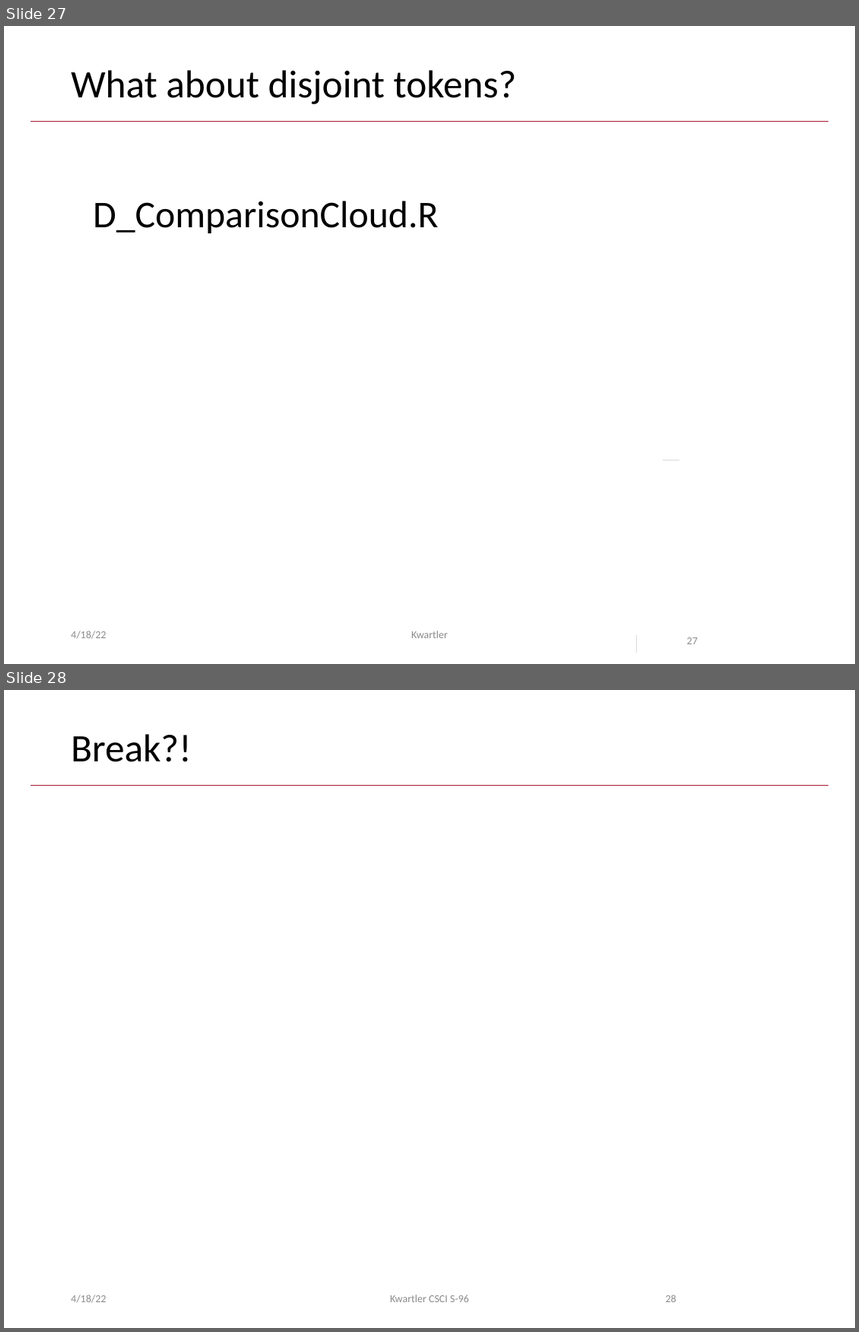
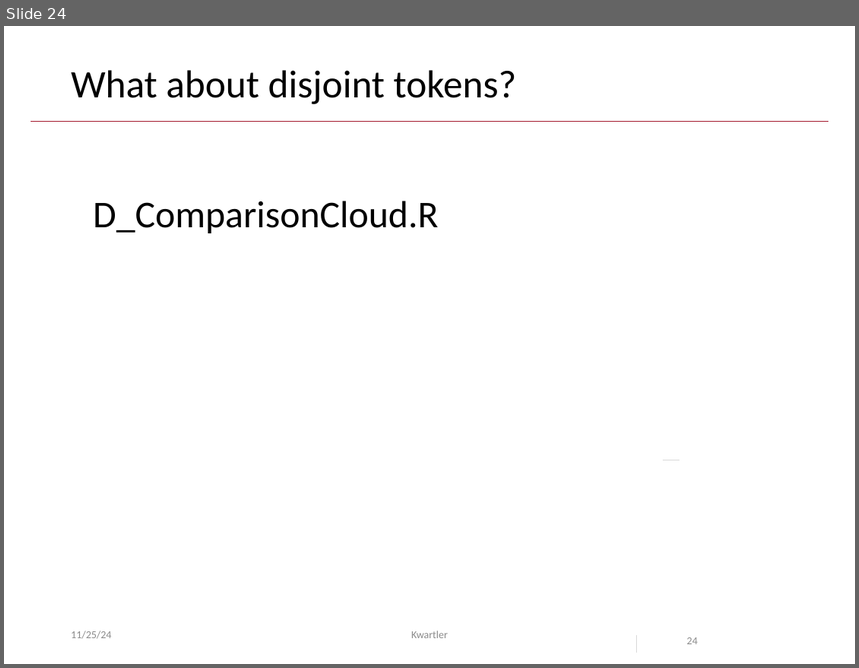
Before and after one commit to kwartler/Harvard_DataMining_Business_Student, a slide deck: Lessons/K_Text_Mining_2/B_wordClouds_revisited.pptx. Shown one above the other, each under a label of ours: slides 27 and 28 before the commit, slide 24 after it. The pictures are 859x1332 and 859x668 pixels, drawn with LibreOffice and Linux fonts; fonts in the diff are those of the drawing; background and template pictures are left out. Boxes give left, top, right and bottom in pixels: in the first picture for what was removed or moved away, otherwise in the second. Text is boxed around its words. In the diff, an @@ line names an element or a change of style, - is before the commit and + after.

```diff
--- a/Lessons/K_Text_Mining_2/B_wordClouds_revisited.pptx
+++ b/Lessons/K_Text_Mining_2/B_wordClouds_revisited.pptx
@@ slide 28 removed at (4, 690, 855, 1328), background #FFFFFF; not listed: 1 template element that a slide beside it also shows @@
@@ title removed at (71, 734, 192, 762) @@
-Break?!
@@ text removed at (71, 1295, 106, 1303) @@
-4/18/22
@@ text removed at (390, 1295, 469, 1303) @@
-Kwartler CSCI S-96
@@ page number removed at (666, 1295, 677, 1303) @@
-28
@@ what was slide 27 is now slide 24 @@
@@ slide 24 changed as well @@
@@ text at (71, 631, 111, 639): text changed @@
-4/18/22
+11/25/24
@@ page number at (687, 638, 698, 645): text changed @@
-27
+24
```
Also in this commit, not shown: 22 other slides changed, 3 other slides removed, 5 other files.
